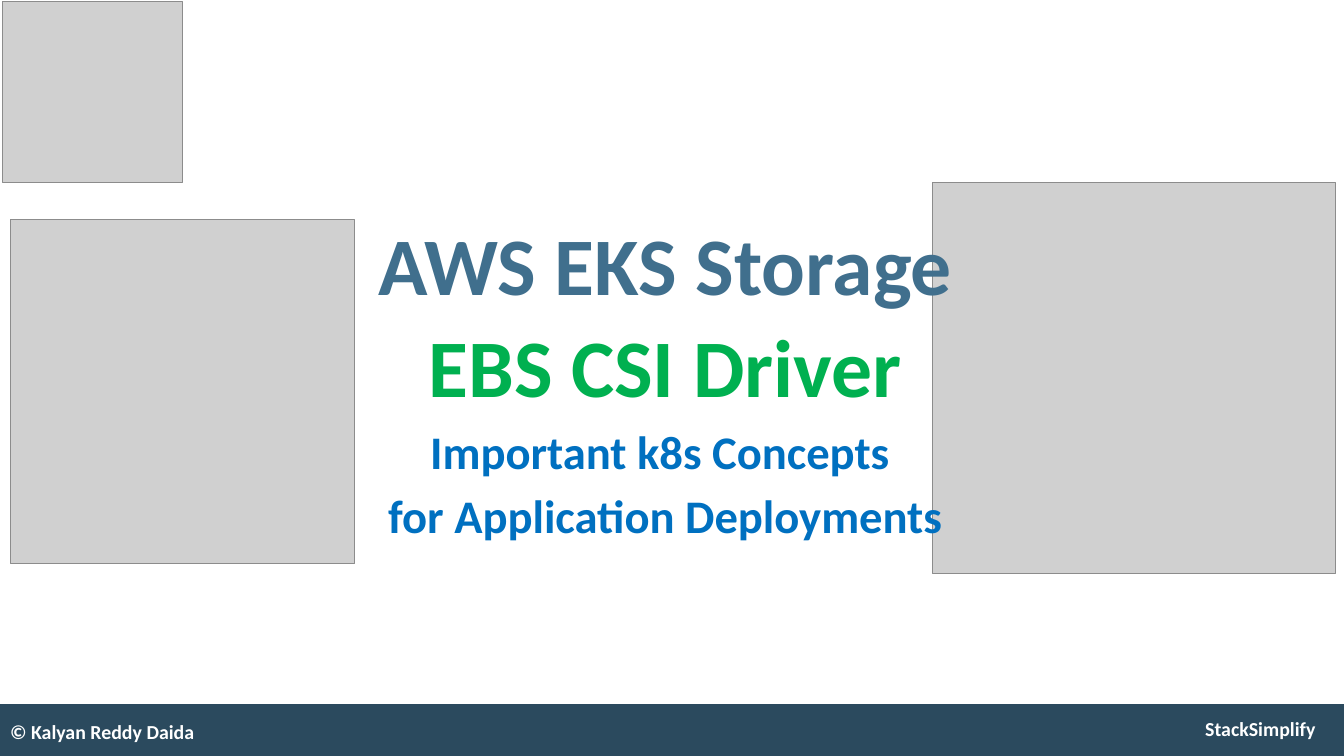
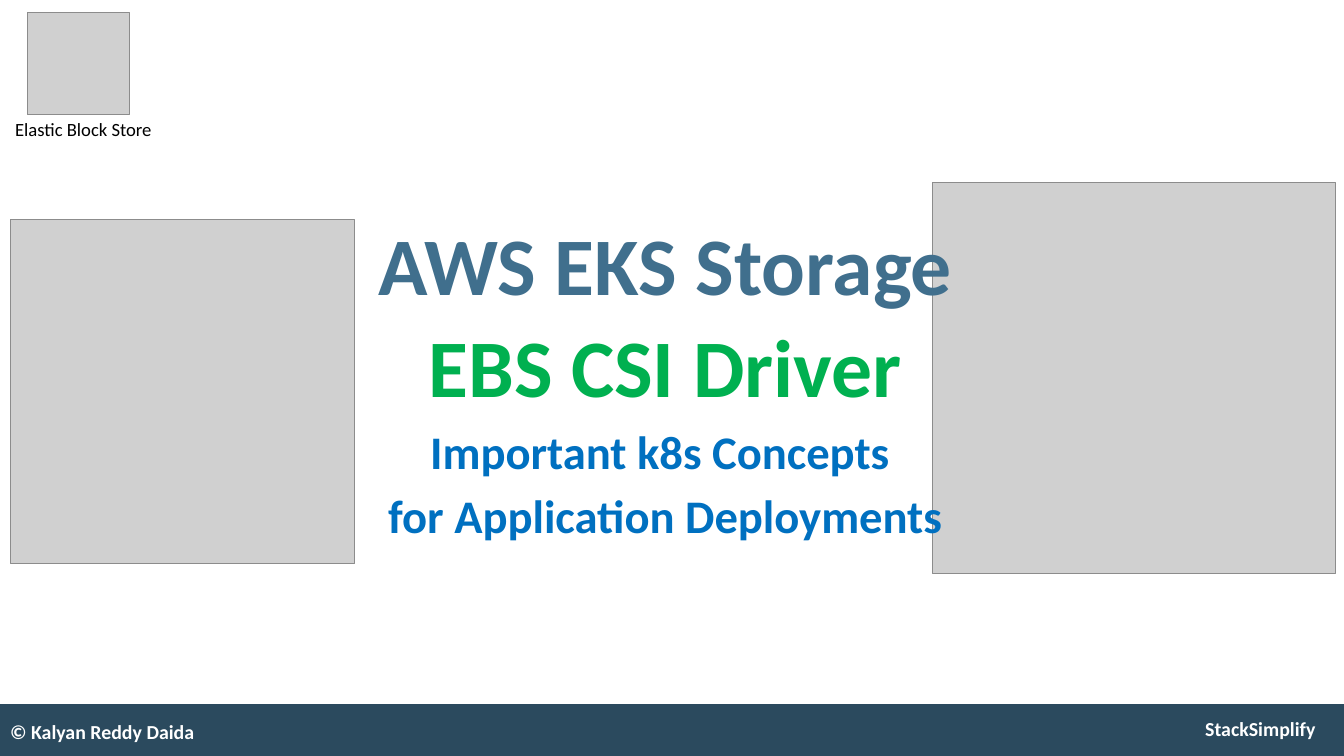
Before and after one commit to stacksimplify/aws-eks-kubernetes-masterclass, a slide deck: slide 57 of presentation/AWS-Fargate-and-EKS-Masterclass.pptx. Drawn at 1344x756 pixels with LibreOffice and Linux fonts; fonts in the diff are those of the drawing; grey boxes stand for pictures. Boxes give left, top, right and bottom in pixels: in the first picture for what was removed or moved away, otherwise in the second. Text is boxed around its words. In the diff, an @@ line names an element or a change of style, - is before the commit and + after.

```diff
--- a/presentation/AWS-Fargate-and-EKS-Masterclass.pptx
+++ b/presentation/AWS-Fargate-and-EKS-Masterclass.pptx
@@ picture: place and size @@
-picture at (3, 2, 183, 182)
+picture at (27, 13, 129, 115)
@@ text added at (15, 123, 152, 136), 16 pt, text #000000 @@
+Elastic Block Store
```
Also in this commit, not shown: 2 slides added, 14 other files.
